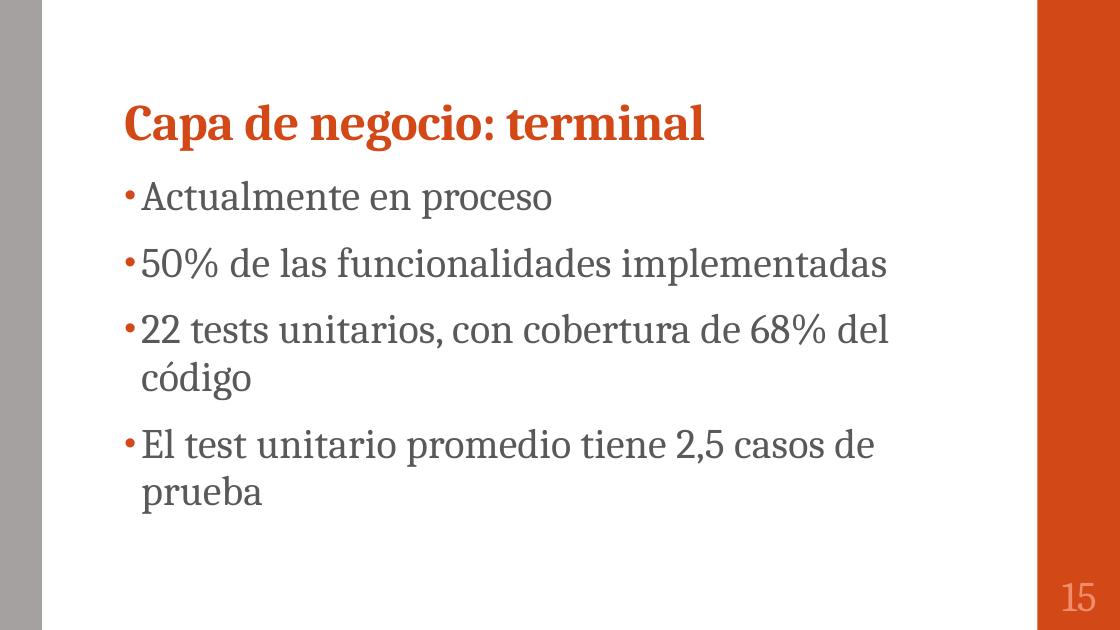
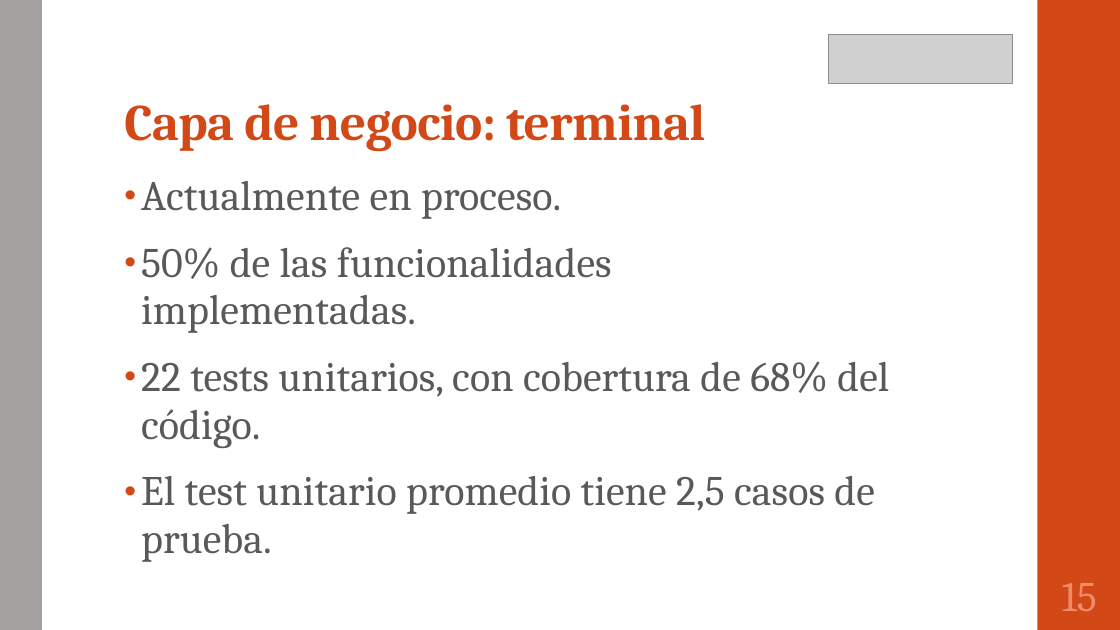
Before and after one commit to portafolio2016/hipocrates, a slide deck: slide 16 of presentación lunes 24 octubre 2016.pptx. Drawn at 1120x630 pixels with LibreOffice and Linux fonts; fonts in the diff are those of the drawing; grey boxes stand for pictures. Boxes give left, top, right and bottom in pixels: in the first picture for what was removed or moved away, otherwise in the second. Text is boxed around its words. In the diff, an @@ line names an element or a change of style, - is before the commit and + after.

```diff
--- a/presentación lunes 24 octubre 2016.pptx
+++ b/presentación lunes 24 octubre 2016.pptx
@@ picture added at [829, 34, 1013, 82] @@
@@ text at [141, 181, 889, 562]: text changed @@
-• Actualmente en proceso
-• 50% de las funcionalidades implementadas
-• 22 tests unitarios, con cobertura de 68% del código
-• El test unitario promedio tiene 2,5 casos de prueba
+• Actualmente en proceso.
+• 50% de las funcionalidades implementadas.
+• 22 tests unitarios, con cobertura de 68% del código.
+• El test unitario promedio tiene 2,5 casos de prueba.
```
Also in this commit, not shown: 16 other slides changed.
